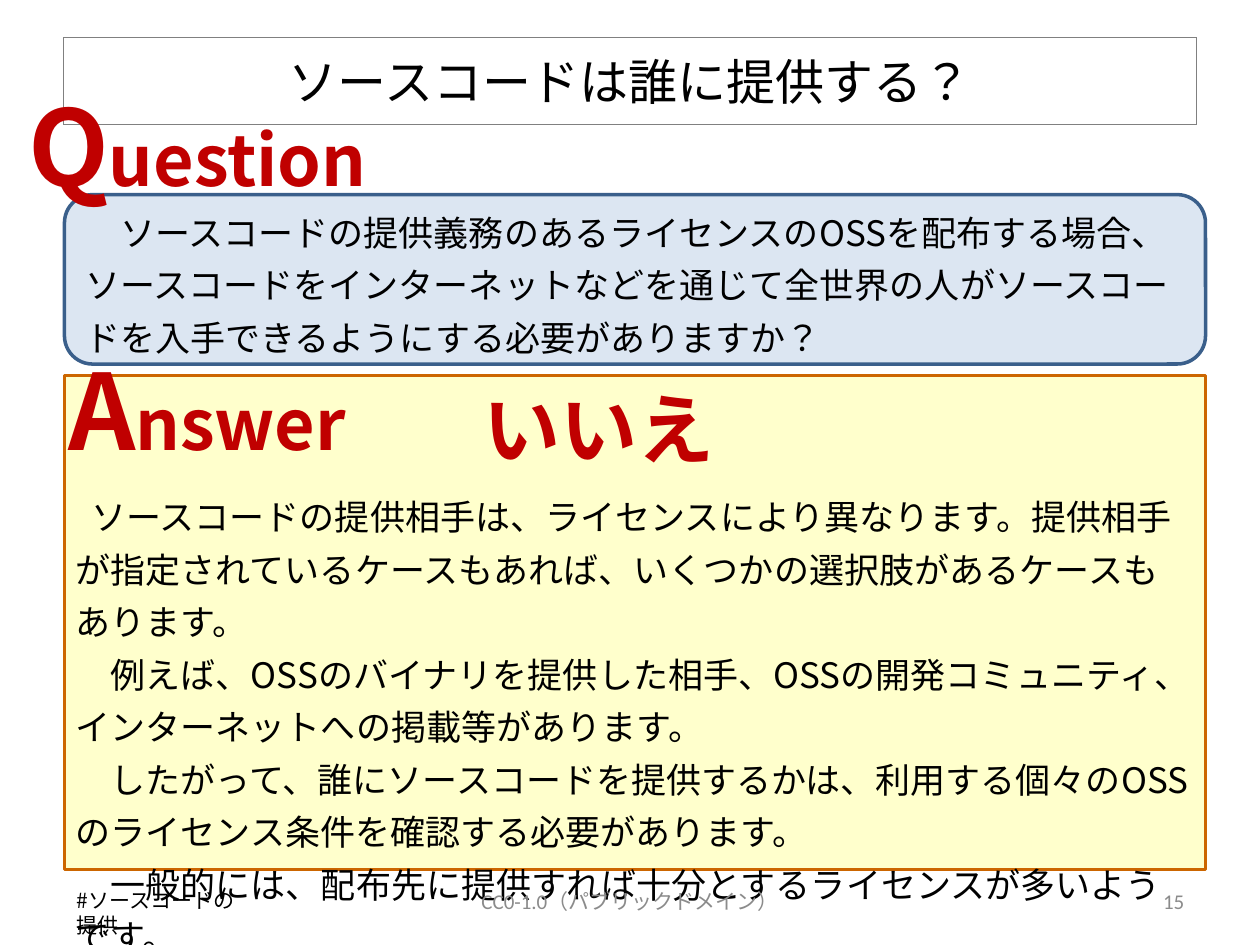
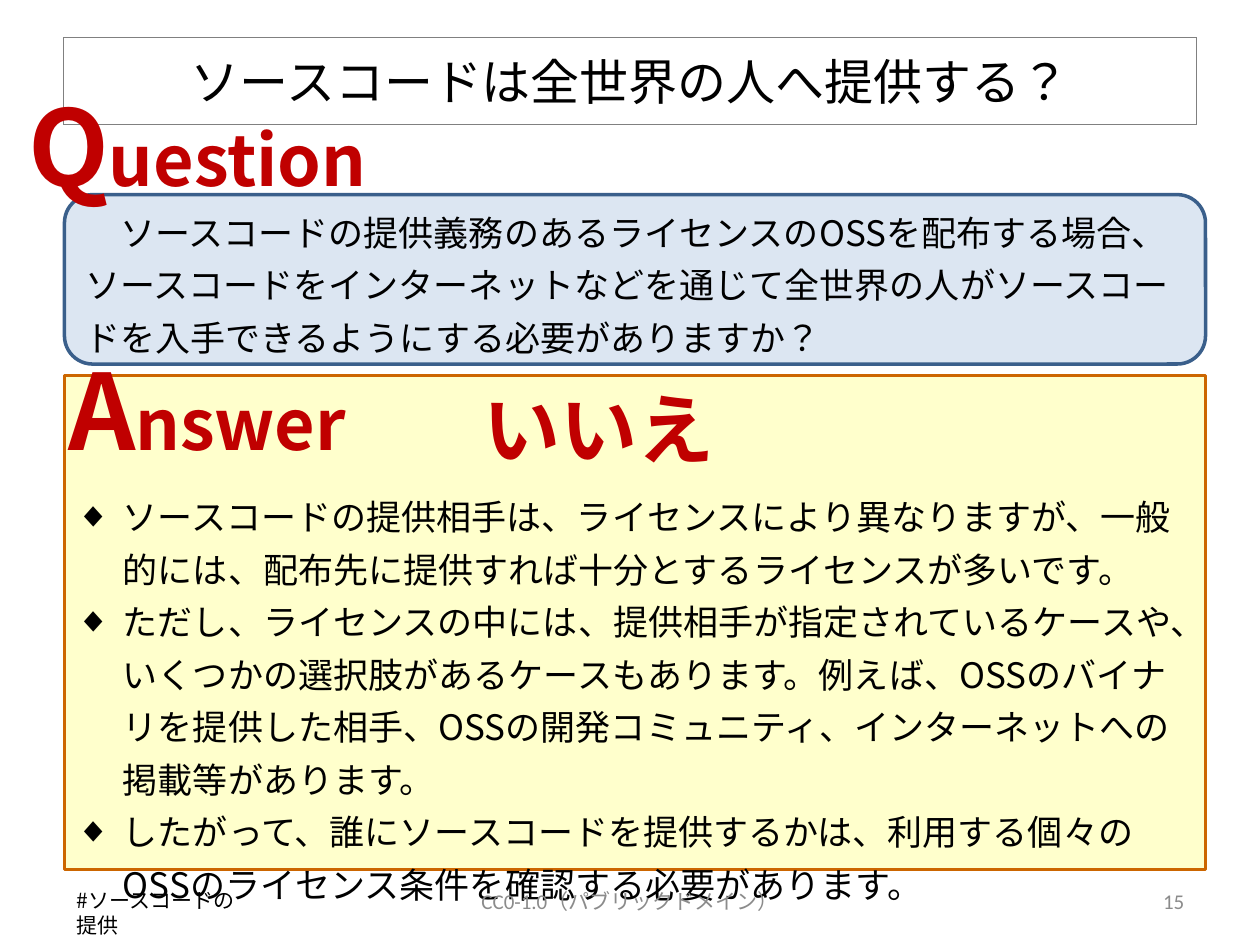
Before and after one commit to OpenChain-Project/OpenChain-JWG, a slide deck: slide 16 of Education_Material/FAQ/OSSライセンス関連でよくある誤解_CC0.pptx (slide 15 before the commit). Drawn at 1260x945 pixels with LibreOffice and Linux fonts; fonts in the diff are those of the drawing. Boxes give left, top, right and bottom in pixels: in the first picture for what was removed or moved away, otherwise in the second. Text is boxed around its words. In the diff, an @@ line names an element or a change of style, - is before the commit and + after.

Commit message:
FAQファイルを更新しました。

```diff
--- a/Education_Material/FAQ/OSSライセンス関連でよくある誤解_CC0.pptx
+++ b/Education_Material/FAQ/OSSライセンス関連でよくある誤解_CC0.pptx
@@ title at [191, 58, 1069, 104]: text changed @@
-ソースコードは誰に提供する？
+ソースコードは全世界の人へ提供する？
@@ text at [123, 500, 1206, 796]: text changed @@
-ソースコードの提供相手は、ライセンスにより異なります。提供相手が指定されているケースもあれば、いくつかの選択肢があるケースもあります。
-例えば、OSSのバイナリを提供した相手、OSSの開発コミュニティ、インターネットへの掲載等があります。
+◆ ソースコードの提供相手は、ライセンスにより異なりますが、一般的には、配布先に提供すれば十分とするライセンスが多いです。
+◆ ただし、ライセンスの中には、提供相手が指定されているケースや、いくつかの選択肢があるケースもあります。例えば、OSSのバイナリを提供した相手、OSSの開発コミュニティ、インターネットへの掲載等があります。
@@ text at [123, 815, 1133, 848]: bullet none to ◆ @@
@@ text at [111, 862, 1161, 907]: paragraph removed @@
-一般的には、配布先に提供すれば十分とするライセンスが多いようです。
```
Also in this commit, not shown: 14 other slides changed, 12 slides added, 20 slides removed, 1 other file.
